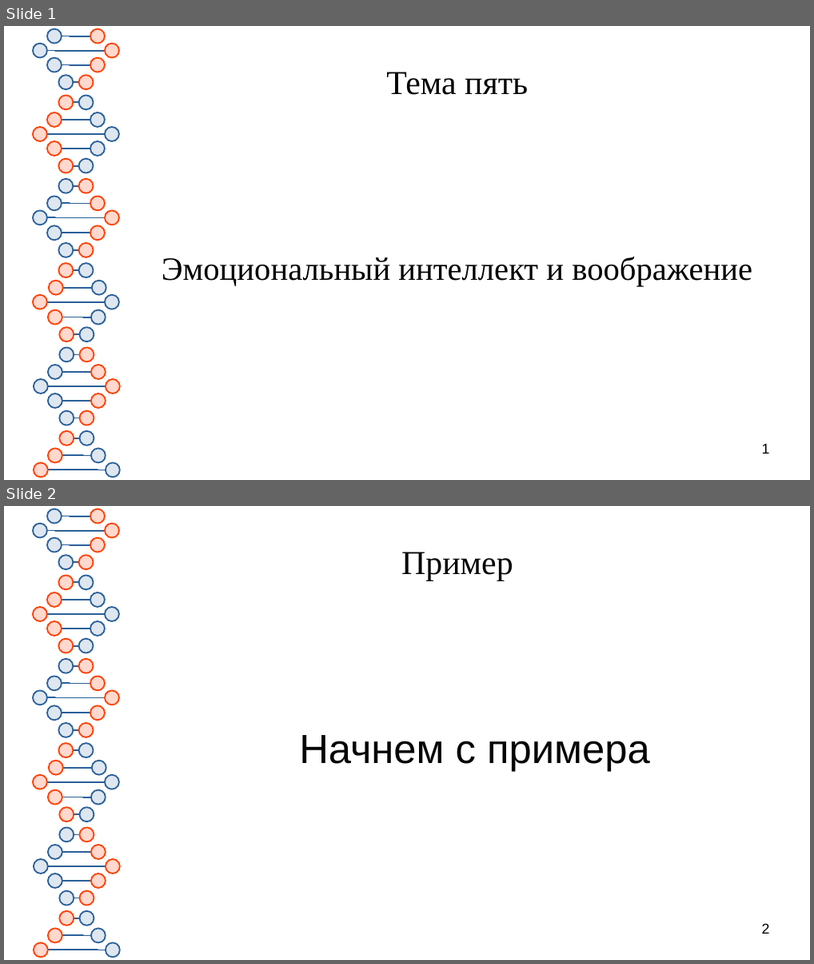
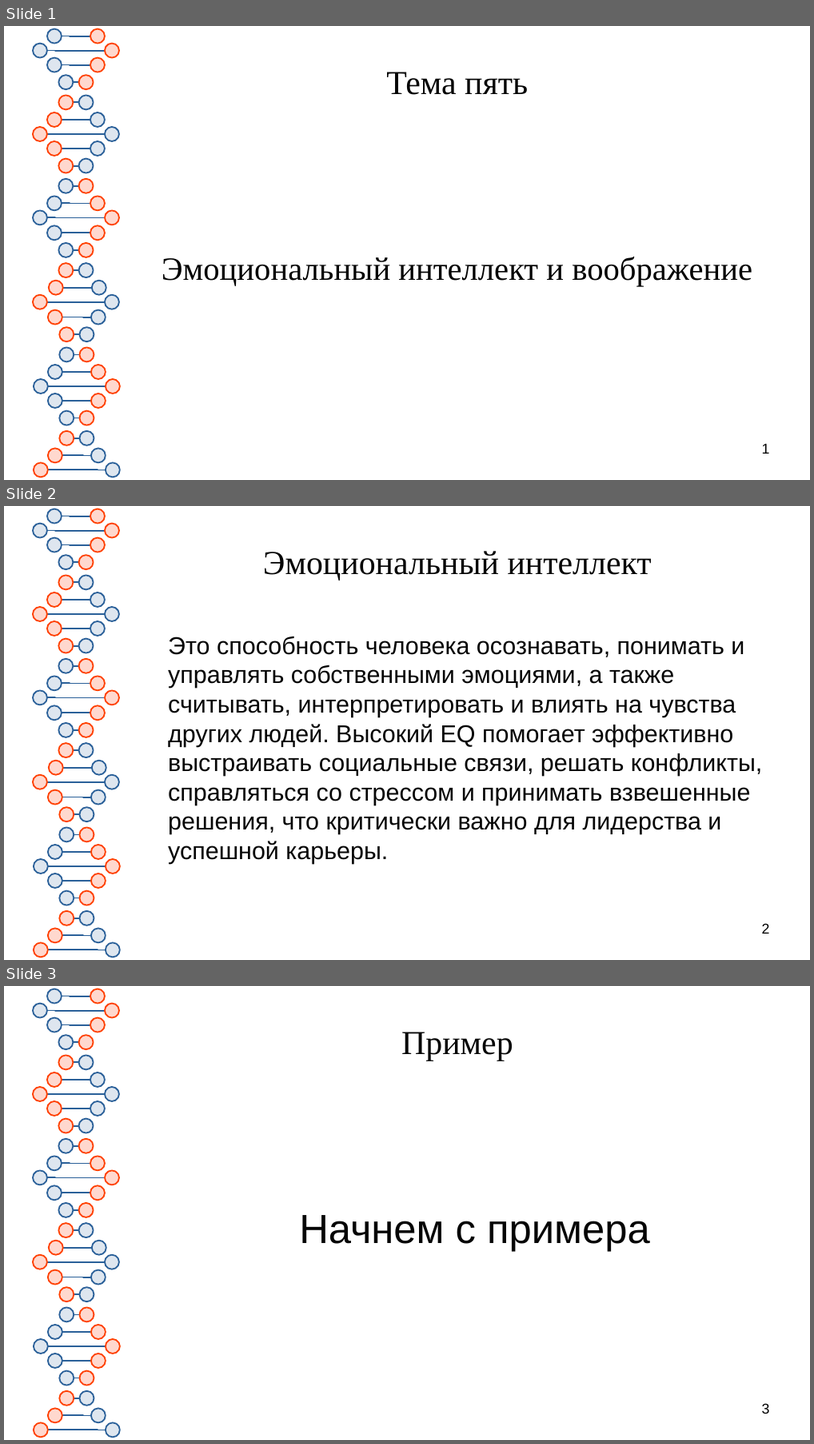
Before and after one commit to Chularev/articles, a slide deck: Psychology/5. Эмоциональный интеллект/Эмоциональный интеллект.odp. Shown one above the other, each under a label of ours: slides 1 and 2 before the commit, slides 1, 2 and 3 after it. The pictures are 814x964 and 814x1444 pixels, drawn with LibreOffice and Linux fonts; fonts in the diff are those of the drawing. Boxes give left, top, right and bottom in pixels: in the first picture for what was removed or moved away, otherwise in the second. Text is boxed around its words. In the diff, an @@ line names an element or a change of style, - is before the commit and + after.

Commit message:
tmp

```diff
--- a/Psychology/5. Эмоциональный интеллект/Эмоциональный интеллект.odp
+++ b/Psychology/5. Эмоциональный интеллект/Эмоциональный интеллект.odp
@@ slide 2 added at (4, 506, 810, 960), background #FFFFFF; not listed: 81 template elements that a slide beside it also shows @@
@@ title added at (263, 551, 652, 580), 33 pt, text #050505 @@
+Эмоциональный интеллект
@@ text added at (168, 636, 763, 864), 24 pt, text #050505 @@
+Это способность человека осознавать, понимать и управлять собственными эмоциями, а также считывать, интерпретировать и влиять на чувства других людей. Высокий EQ помогает эффективно выстраивать социальные связи, решать конфликты, справляться со стрессом и принимать взвешенные решения, что критически важно для лидерства и успешной карьеры.
@@ page number added at (762, 923, 770, 933), 14 pt, text #000000 @@
+2
@@ what was slide 2 is now slide 3 @@
@@ page number at (762, 1403, 770, 1413): text changed @@
-2
+3
```
Also in this commit, not shown: 2 other slides added.
